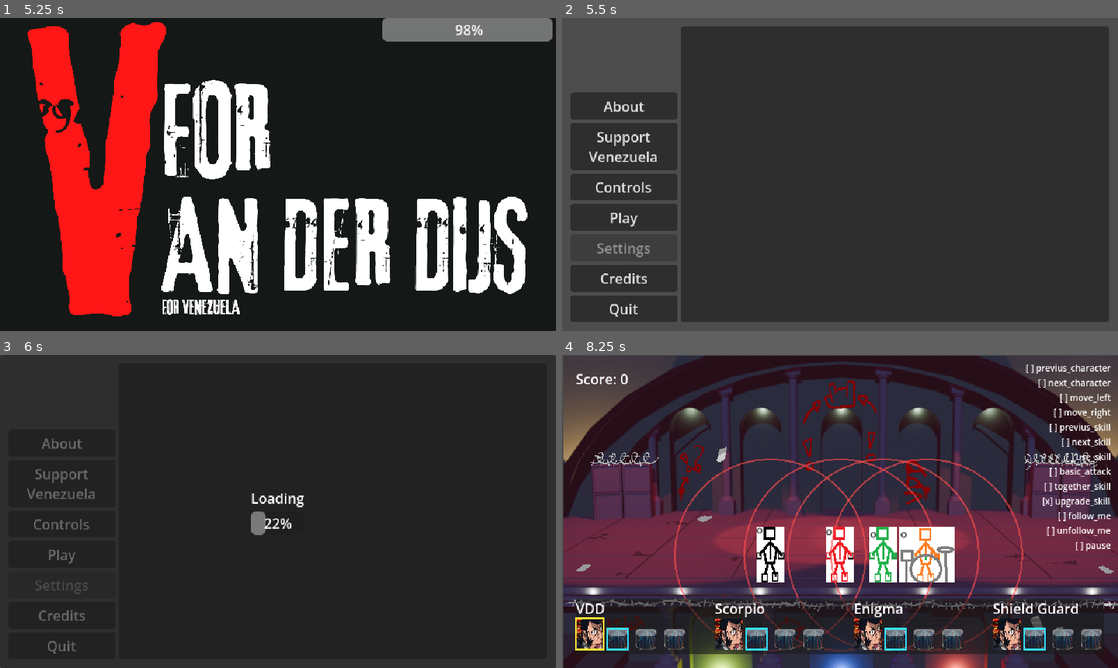
Above: before the commit, frames 1-4 (two rows, left to right).
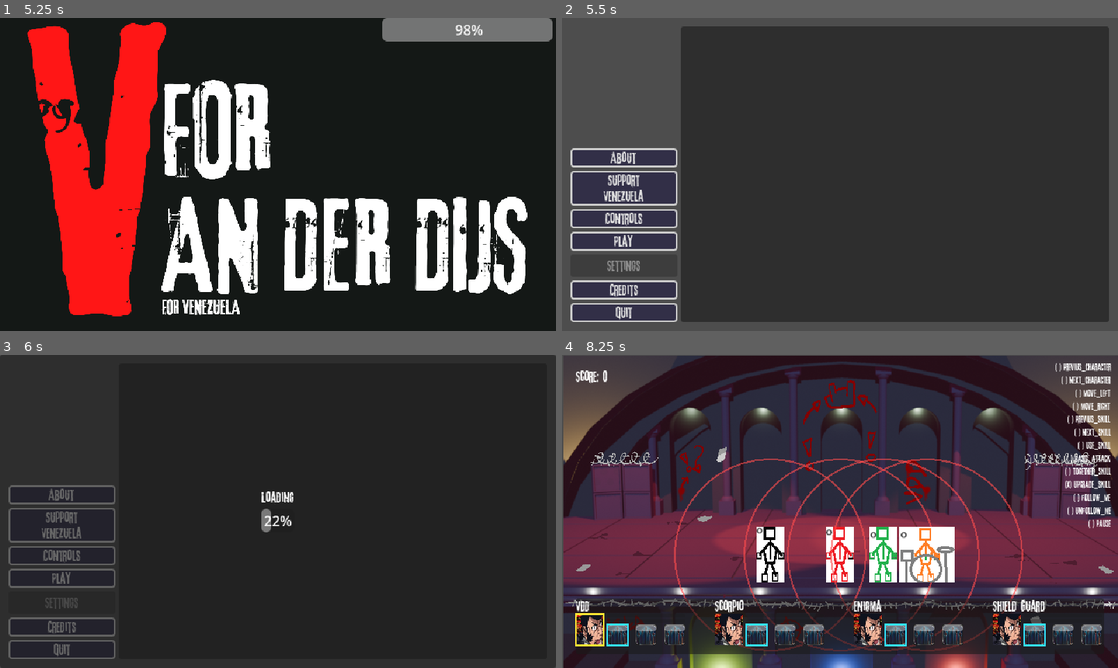
Above: after the commit, the same moments.

Repository: kevinesaa/juntos-game-jam
Game: Godot game, scene res://splash-screen/splash-screen.tscn
Same seed, same stepped clock (60 frames per second), same inputs: the game is played once before the commit and once after it.
Inputs:
- Up to frame 1 (5.25 s): tap Enter at 0.5, 2, 5 s; hold D (move_right) 0.53-1.28 s; tap K (basic_attack) at 0.6, 4.35 s; tap Space at 1.25, 2.75 s; hold A (move_left) 1.28-2.03 s; tap H (follow_me) at 1.35, 5.1 s; hold D (move_right) 2.03-2.78 s; tap E (next_character) at 2.1 s; hold I (upgrade_skill) 2.78-3.53 s; tap Q (previus_character) at 2.85 s; hold A (move_left) from 3.53 s (still down); tap N (unfollow_me) at 3.6 s
- Up to frame 2 (5.5 s): keep holding A (move_left)
- Up to frame 3 (6 s): release A (move_left) at 5.75 s; click "Play" at 5.75 s
- Up to frame 4 (8.25 s): click "Play" at 6.5 s; hold D (move_right) 7.28-8.03 s; tap E (next_character) at 7.35 s; hold I (upgrade_skill) from 8.03 s (still down); tap Q (previus_character) at 8.1 s

Frame 1 is identical in both runs. In frame 2, 11% of the frame differs, in the area x 1-21%, y 23-98%; in frame 3, 3.6%; in frame 4, 8.0%.

Commit message:
feat: apply tema_menus theme project-wide
Sets gui/theme/custom in project.godot so every Button/Label across all
scenes (main menu, HUD, pause/endgame panels, band slideshow) picks up
the custom font and button styling automatically via Control theme
inheritance — no per-scene wiring needed. The theme resource already
existed (added by a teammate) but was never assigned anywhere.

Verified visually: main-menu buttons now show the themed background/
border styling and custom font instead of Godot's default look.

Co-Authored-By: Claude Sonnet 5 <noreply@anthropic.com>

Diff:
--- a/project.godot
+++ b/project.godot
@@ -22,6 +22,10 @@
 window/size/window_width_override=1280
 window/size/window_height_override=780
 window/stretch/mode="viewport"
+
+[gui]
+
+theme/custom="res://resources/themes/tema_menus.tres"
 
 [input]
 
